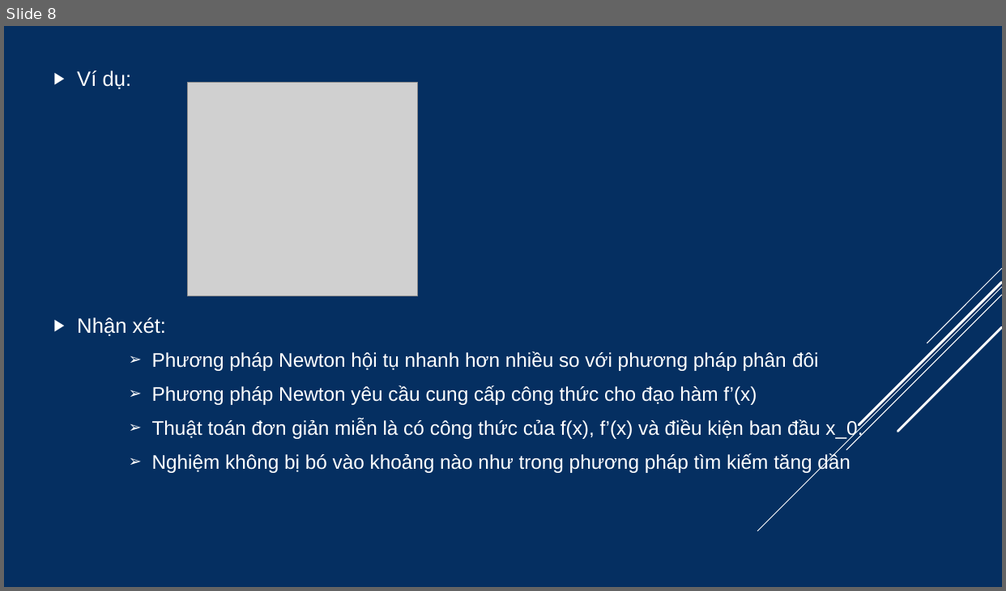
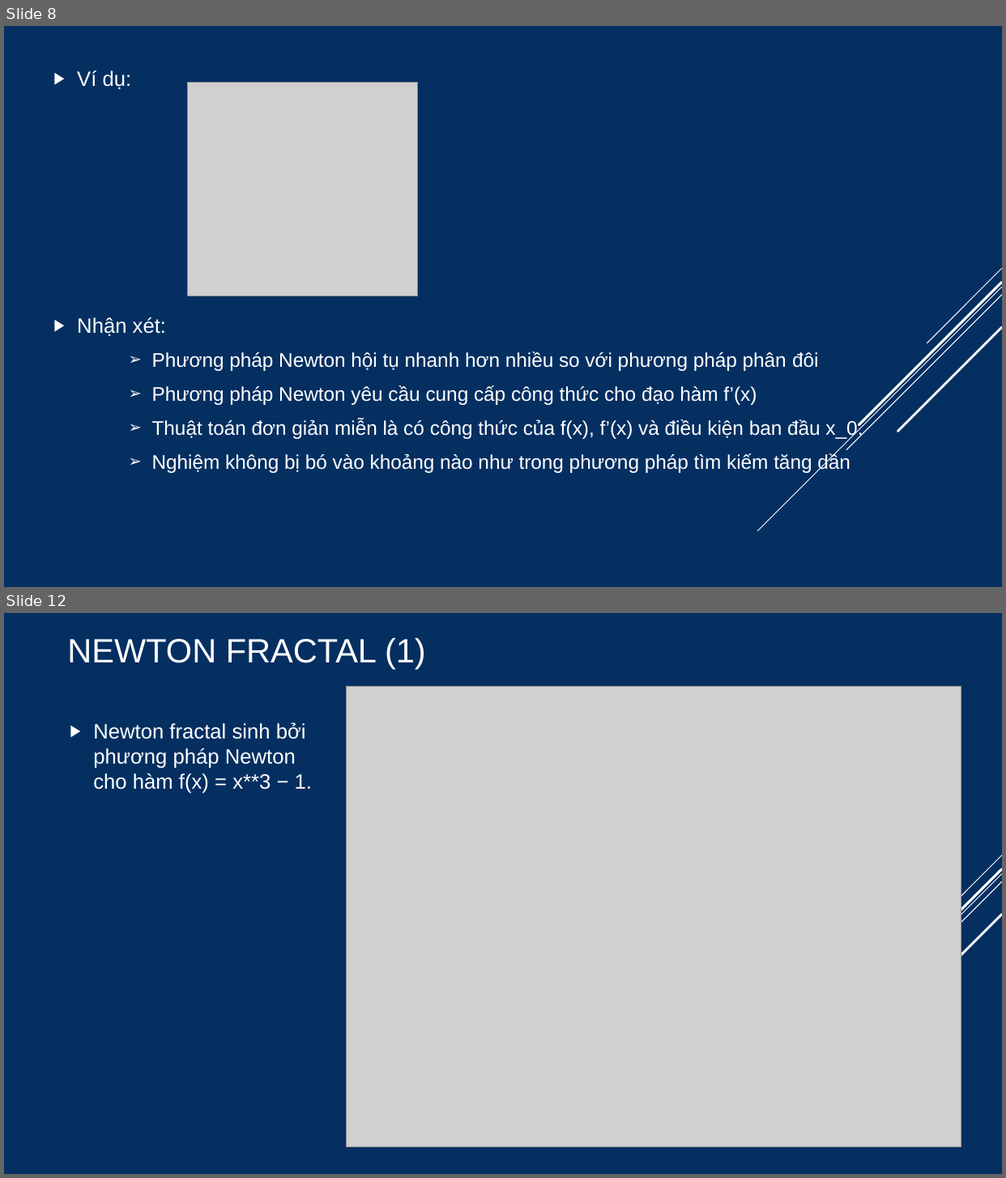
Before and after one commit to phiha-hus/Teaching-VNU, a slide deck: MAT2034_MAT2404_GTS_HK1_Python/GTS_Chương_3_Root_finding.pptx. Shown one above the other, each under a label of ours: slide 8 before the commit, slides 8 and 12 after it; the slides between them are not shown. The pictures are 1006x591 and 1006x1178 pixels, drawn with LibreOffice and Linux fonts; fonts in the diff are those of the drawing; grey boxes stand for pictures. Boxes give left, top, right and bottom in pixels: in the first picture for what was removed or moved away, otherwise in the second. Text is boxed around its words. In the diff, an @@ line names an element or a change of style, - is before the commit and + after.

```diff
--- a/MAT2034_MAT2404_GTS_HK1_Python/GTS_Chương_3_Root_finding.pptx
+++ b/MAT2034_MAT2404_GTS_HK1_Python/GTS_Chương_3_Root_finding.pptx
@@ slide 12 added at box(4, 613, 1002, 1174), background #052F61; not listed: 5 template elements that a slide beside it also shows @@
@@ title added at box(67, 638, 426, 668), 32.4 pt, text #FFFFFF @@
+NEWTON FRACTAL (1)
@@ picture added at box(346, 687, 961, 1148) @@
@@ text added at box(93, 722, 312, 794), 20 pt, text #FFFFFF @@
+▶ Newton fractal sinh bởi phương pháp Newton cho hàm f(x) = x**3 − 1.
```
Also in this commit, not shown: 3 slides changed, 5 other slides added, 1 slide removed, 5 other files.
